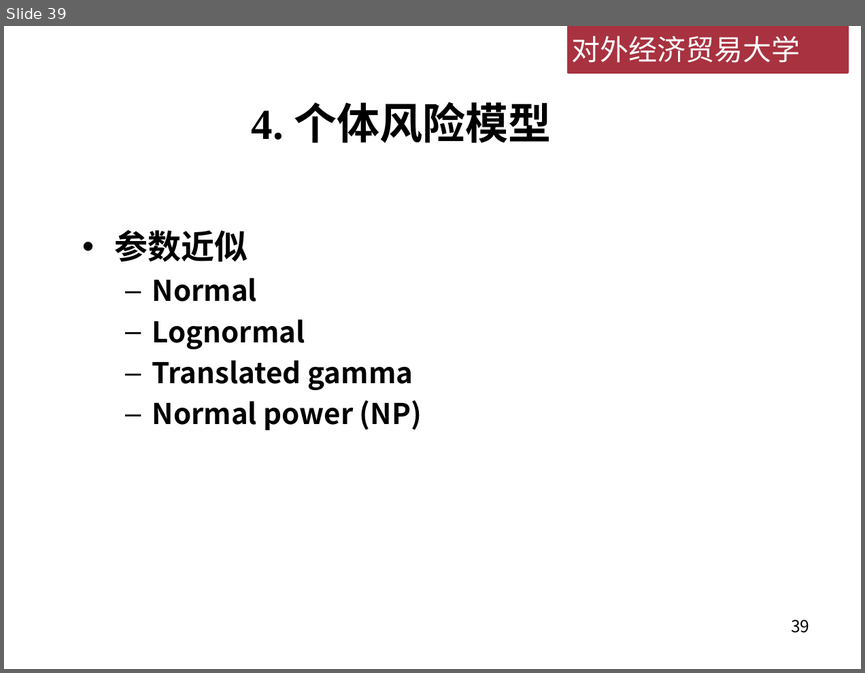
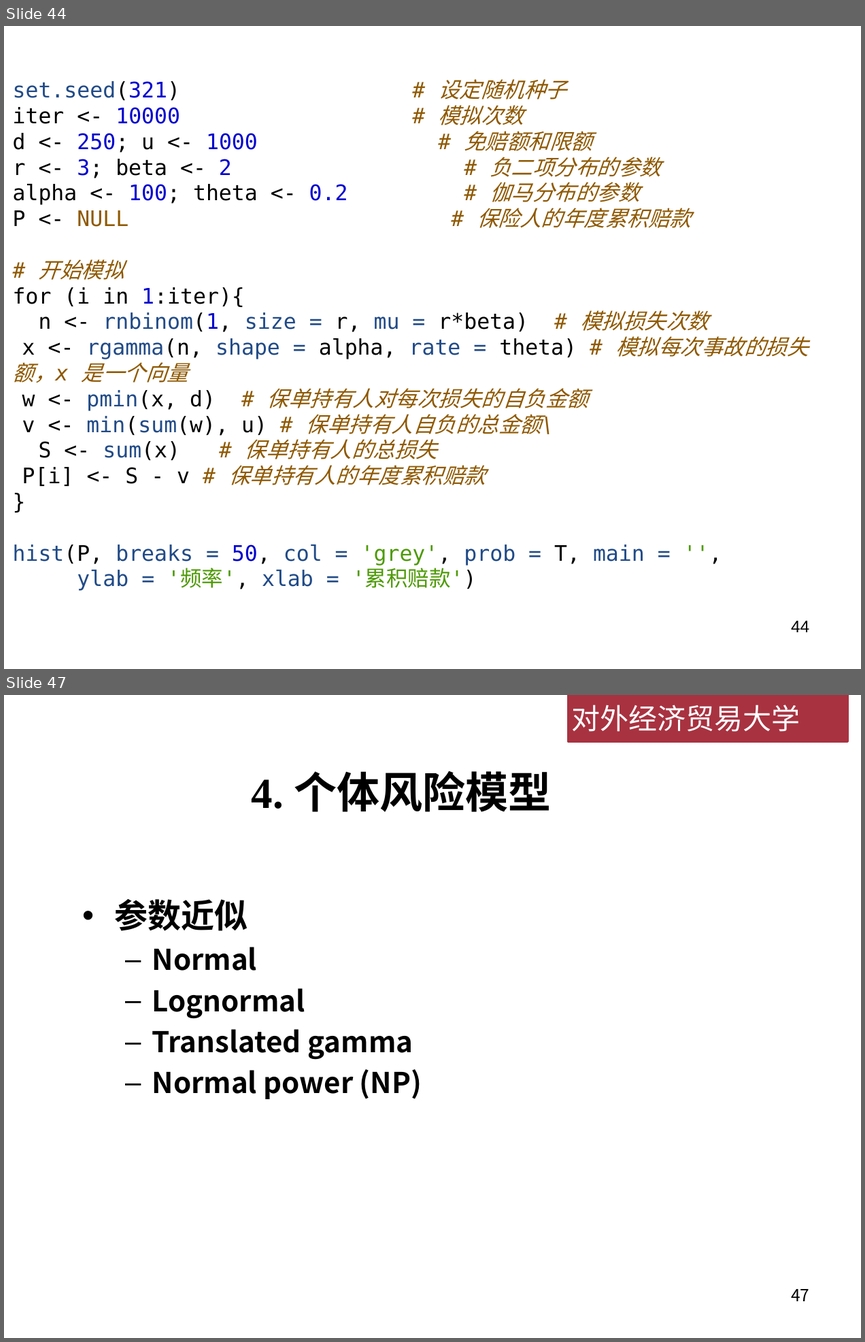
Before and after one commit to lizhengxiao/Non-life-Insurance-Actuarial-Science, a slide deck: Lectures/Week 6 - 累积损失模型.pptx. Shown one above the other, each under a label of ours: slide 39 before the commit, slides 44 and 47 after it; the slides between them are not shown. The pictures are 865x673 and 865x1342 pixels, drawn with LibreOffice and Linux fonts; fonts in the diff are those of the drawing; background and template pictures are left out. Boxes give left, top, right and bottom in pixels: in the first picture for what was removed or moved away, otherwise in the second. Text is boxed around its words. In the diff, an @@ line names an element or a change of style, - is before the commit and + after.

```diff
--- a/Lectures/Week 6 - 累积损失模型.pptx
+++ b/Lectures/Week 6 - 累积损失模型.pptx
@@ slide 44 added at box(4, 26, 861, 669), background #FFFFFF @@
@@ title added at box(13, 79, 808, 590), 18 pt, text #000000 @@
+set.seed(321) # 设定随机种子
+iter <- 10000 # 模拟次数
+d <- 250; u <- 1000 # 免赔额和限额
+r <- 3; beta <- 2 # 负二项分布的参数
+alpha <- 100; theta <- 0.2 # 伽马分布的参数
+P <- NULL # 保险人的年度累积赔款
+# 开始模拟
+for (i in 1:iter){
+n <- rnbinom(1, size = r, mu = r*beta) # 模拟损失次数
+x <- rgamma(n, shape = alpha, rate = theta) # 模拟每次事故的损失额，x 是一个向量
+w <- pmin(x, d) # 保单持有人对每次损失的自负金额
+v <- min(sum(w), u) # 保单持有人自负的总金额\
+S <- sum(x) # 保单持有人的总损失
+P[i] <- S - v # 保单持有人的年度累积赔款
+}
+hist(P, breaks = 50, col = 'grey', prob = T, main = '',
+ylab = '频率', xlab = '累积赔款')
@@ page number added at box(791, 620, 809, 632), 14 pt, text #000000 @@
+44
@@ what was slide 39 is now slide 47 @@
@@ page number at box(791, 1289, 809, 1301): text changed @@
-39
+47
```
Also in this commit, not shown: 12 slides changed, 9 other slides added, 2 slides removed, 1 other file.
